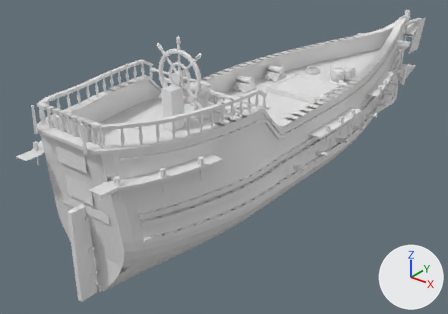
The glTF model public/models/ship-shadow.glb as it was, and as the next commit left it.
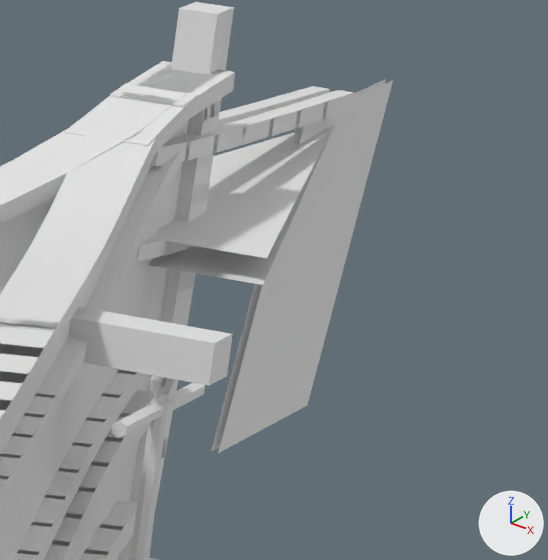
The first picture shows the older version from a 50 mm camera at (1.88, -3.01, 1.59) aimed at (-0.26, -0.33, -0.07). The close-ups show the older and then the newer version on the part from 87% to 98% of the width and 3% to 20% of the height of that picture. Only the edits that show in the close-ups are written down. The axes (+X, +Y, +Z) are drawn at lower right. The lights are the same throughout. Where no turn or scale is listed for an object, it has been applied to the vertices. Vertices at exactly the same position are counted once.

Before the edit, the objects in view are built like this:
```python
me_ship_figurehead_serpent = bpy.data.meshes.new('ship_figurehead-serpent')
me_ship_figurehead_serpent.from_pydata([(-0.003, 1.716, 0.158), (-0.003, 1.888, 0.158), (-0.003, 1.974, 0.404), (-0.003, 1.802, 0.404), (0.003, 1.888, 0.158), (0.003, 1.716, 0.158), (0.003, 1.802, 0.404), (0.003, 1.974, 0.404)], [], [(0, 1, 2), (0, 2, 3), (4, 5, 6), (4, 6, 7)])
me_ship_figurehead_serpent.materials.append(mat_figurehead_serpent)  # white #e7e7e7
me_ship_gold = bpy.data.meshes.new('ship_gold')
me_ship_gold.from_pydata(...)  # 264 vertices, 410 faces; spans x -0.16..0.16, y -1.69..1.86, z -0.05..0.7
me_ship_gold.materials.append(mat_gold)  # white #e7e7e7
me_ship_iron = bpy.data.meshes.new('ship_iron')
me_ship_iron.from_pydata(...)  # 2005 vertices, 3800 faces; spans x -0.49..0.49, y -1.63..1.91, z -0.09..0.46
me_ship_iron.materials.append(mat_iron)  # white #e7e7e7
ob_ship_figurehead_serpent = bpy.data.objects.new('ship_figurehead-serpent', me_ship_figurehead_serpent)
ob_ship_figurehead_serpent.location = (0.0, 0.0, 0.0)
ob_ship_gold = bpy.data.objects.new('ship_gold', me_ship_gold)
ob_ship_gold.location = (0.0, 0.0, 0.0)
ob_ship_iron = bpy.data.objects.new('ship_iron', me_ship_iron)
ob_ship_iron.location = (0.0, 0.0, 0.0)
# also in view: 'ship_wale' at (0.0, -0.01, 0.2); 'ship_rail' at (0.0, -0.04, 0.48); 'ship_upper' at (0.0, -0.03, 0.41); 'ship_inner' at (0.0, -0.03, 0.43); 'ship_dark' at (0.0, 0.08, 0.21)
```
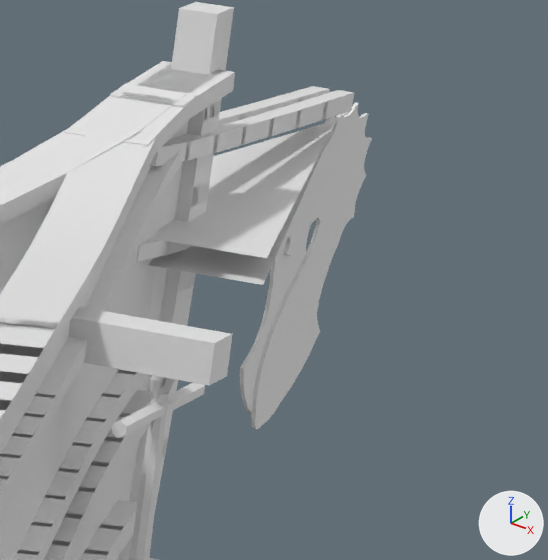
What the commit changed:
me_ship_figurehead_serpent is used by ob_ship_figurehead_serpent; location (0.0, 0.0, 0.0).
me_ship_figurehead_serpent had 8 vertices, 4 faces and spanned x -0.003..0.003, y 1.716..1.974, z 0.158..0.404.
me_ship_figurehead_serpent now has 384 vertices, 760 faces and spans x -0.003..0.003, y 1.753..1.946, z 0.161..0.398.
me_ship_figurehead_serpent part 1: the loose piece of 4 vertices spanning x -0.003, y 1.716..1.974, z 0.158..0.404 is rebuilt with 192 vertices and now spans x -0.003..0.0, y 1.753..1.945, z 0.161..0.398.
me_ship_figurehead_serpent part 2: the loose piece of 4 vertices spanning x 0.003, y 1.716..1.974, z 0.158..0.404 is rebuilt with 192 vertices and now spans x 0.0..0.003, y 1.774..1.946, z 0.161..0.398.

Changed parts and their boxes (x1, y1, x2, y2) in the close-ups (548 x 560 px):
'ship_figurehead-serpent', reshaped (27% narrower, 13% shorter): before (211, 79, 393, 453); after (240, 103, 372, 429)
part 1 of me_ship_figurehead_serpent, rebuilt: before (211, 79, 386, 452); after (240, 112, 348, 422)
part 2 of me_ship_figurehead_serpent, rebuilt (31% narrower, 13% shorter): before (218, 80, 393, 453); after (251, 103, 372, 429)
